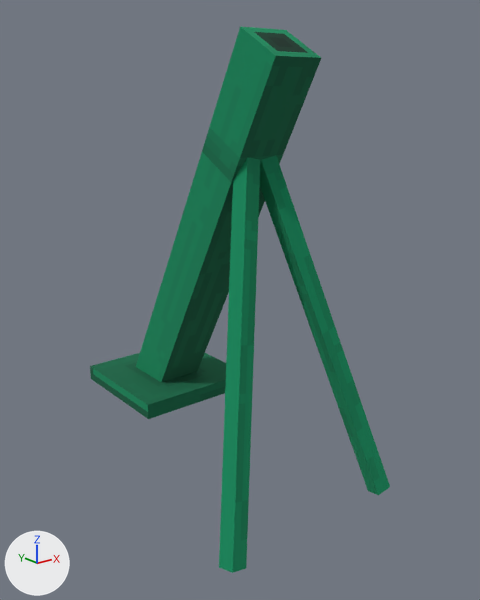
Renders of the glTF model assets/models/mortar_tube.gltf from each side of a commit.
Rendered twice from a 50 mm camera at (-1.46, -1.92, 1.24) aimed at (0.06, -0.03, 0.49). Arrows for +X, +Y and +Z are at lower left; the lights stay in place. The older version comes first. Where no turn or scale is listed for an object, it has been applied to the vertices. Vertices at exactly the same position are counted once.

The first picture shows 'base', 'leg_left', 'leg_right', 'tube'.
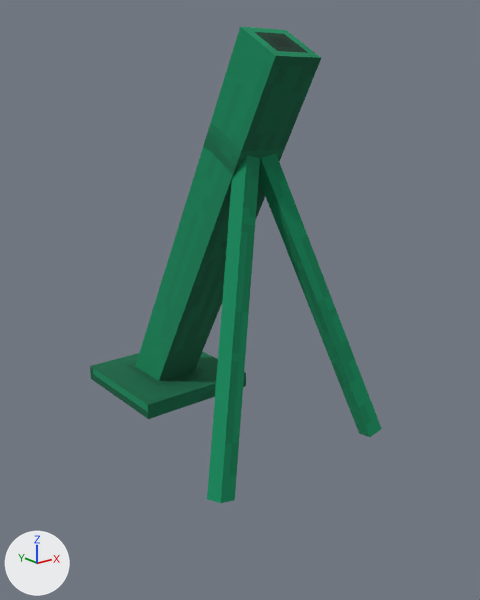
Changed parts and their boxes [x1, y1, x2, y2] in the pictures (480 x 600 px; the box of a moved part takes in the faces that stretch with it):
'tube', reshaped
    before: [136, 26, 321, 382]
    after: [135, 26, 321, 381]
'leg_right', reshaped (29% wider, 17% shorter)
    before: [219, 157, 260, 573]
    after: [207, 156, 260, 503]
'leg_left', reshaped (17% shorter)
    before: [260, 155, 390, 495]
    after: [259, 154, 382, 437]
part 1 of me_mesh_0, moved or reshaped
    before: [140, 76, 314, 382]
    after: [139, 76, 314, 381]

Edits to the bpy script that builds the scene:
```text
Change me_mesh_0:
    used by ob_tube; location = (0.0, 0.214, 0.452)
    remove me_mesh_0.from_pydata(...)  # 8 vertices, 12 faces; spans x -0.09..0.09, y -0.6..0.36, z -0.54..0.98
    add me_mesh_0.from_pydata(...)  # 8 vertices, 12 faces; spans x -0.09..0.09, y -0.6..0.33, z -0.45..0.98
    me_mesh_0 part 1
    me_mesh_0.vertices[1].co: (0.09, 0.19, -0.54) -> (0.09, 0.16, -0.45)
    me_mesh_0.vertices[3].co: (0.09, 0.36, -0.45) -> (0.09, 0.33, -0.39)
    me_mesh_0.vertices[6].co: (-0.09, 0.19, -0.54) -> (-0.09, 0.16, -0.45)
    me_mesh_0.vertices[7].co: (-0.09, 0.36, -0.45) -> (-0.09, 0.33, -0.39)  # not seen -> pixel (134, 366)
Change me_mesh_2:
    used by ob_leg_right; location = (-0.253, -0.402, 0.189)
    before: 1 (-0.071, -0.134, -0.409) at pixel (246, 568), 3 (-0.08, -0.074, -0.423), 6 (-0.131, -0.14, -0.392) at pixel (232, 572), 7 (-0.14, -0.079, -0.406) at pixel (218, 567)
    remove me_mesh_2.from_pydata(...)  # 8 vertices, 12 faces; spans x -0.14..0.261, y -0.14..0.263, z -0.423..0.892
    add me_mesh_2.from_pydata(...)  # 8 vertices, 12 faces; spans x -0.14..0.261, y -0.08..0.263, z -0.201..0.892
    me_mesh_2 part 2
    add for i in [1, 3, 6, 7]: me_mesh_2.vertices[i].co += Vector((0.0, 0.059, 0.222))
Change me_mesh_3:
    used by ob_leg_left; location = (0.253, -0.402, 0.189)
    before: 0 (0.071, -0.134, -0.409) at pixel (378, 495), 3 (0.08, -0.074, -0.423) at pixel (367, 490), 6 (0.131, -0.14, -0.392) at pixel (390, 486), 7 (0.14, -0.079, -0.406)
    remove me_mesh_3.from_pydata(...)  # 8 vertices, 12 faces; spans x -0.261..0.14, y -0.14..0.263, z -0.423..0.892
    add me_mesh_3.from_pydata(...)  # 8 vertices, 12 faces; spans x -0.261..0.14, y -0.08..0.263, z -0.201..0.892
    me_mesh_3 part 3
    add for i in [0, 3, 6, 7]: me_mesh_3.vertices[i].co += Vector((0.0, 0.059, 0.222))
```
